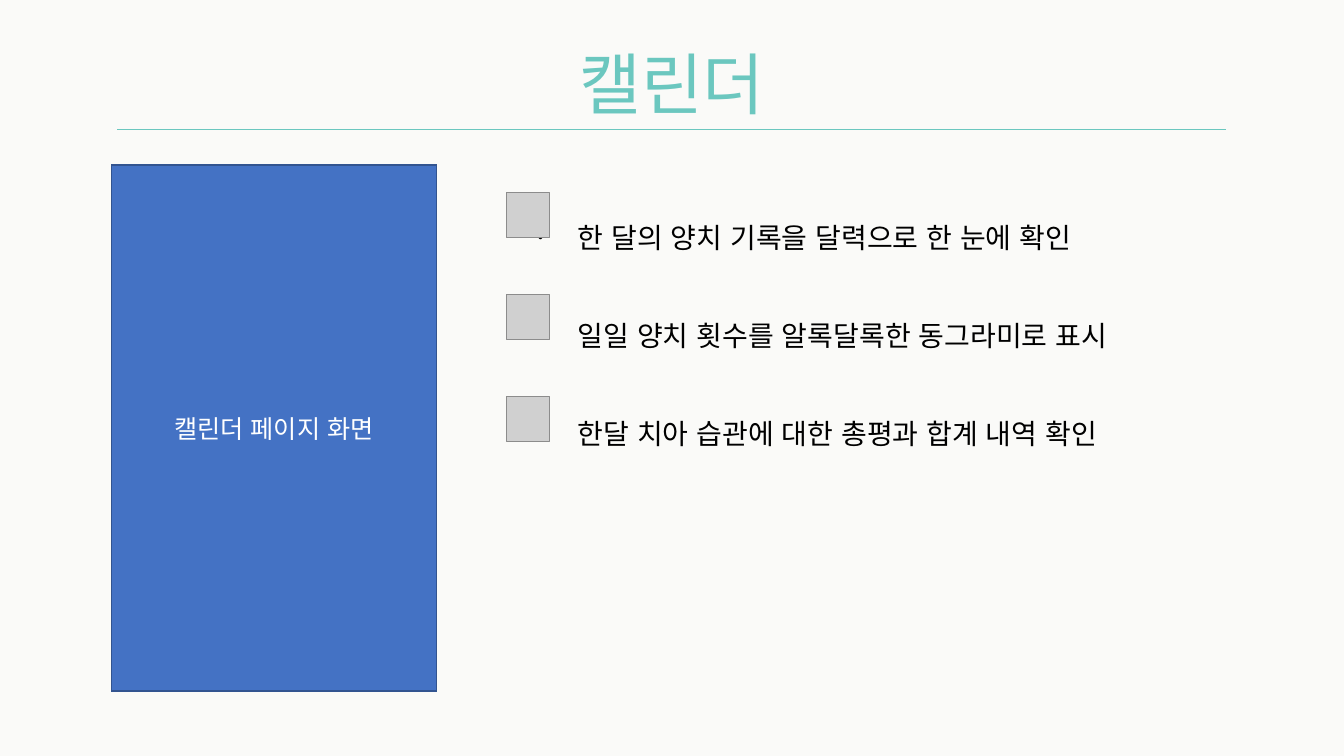
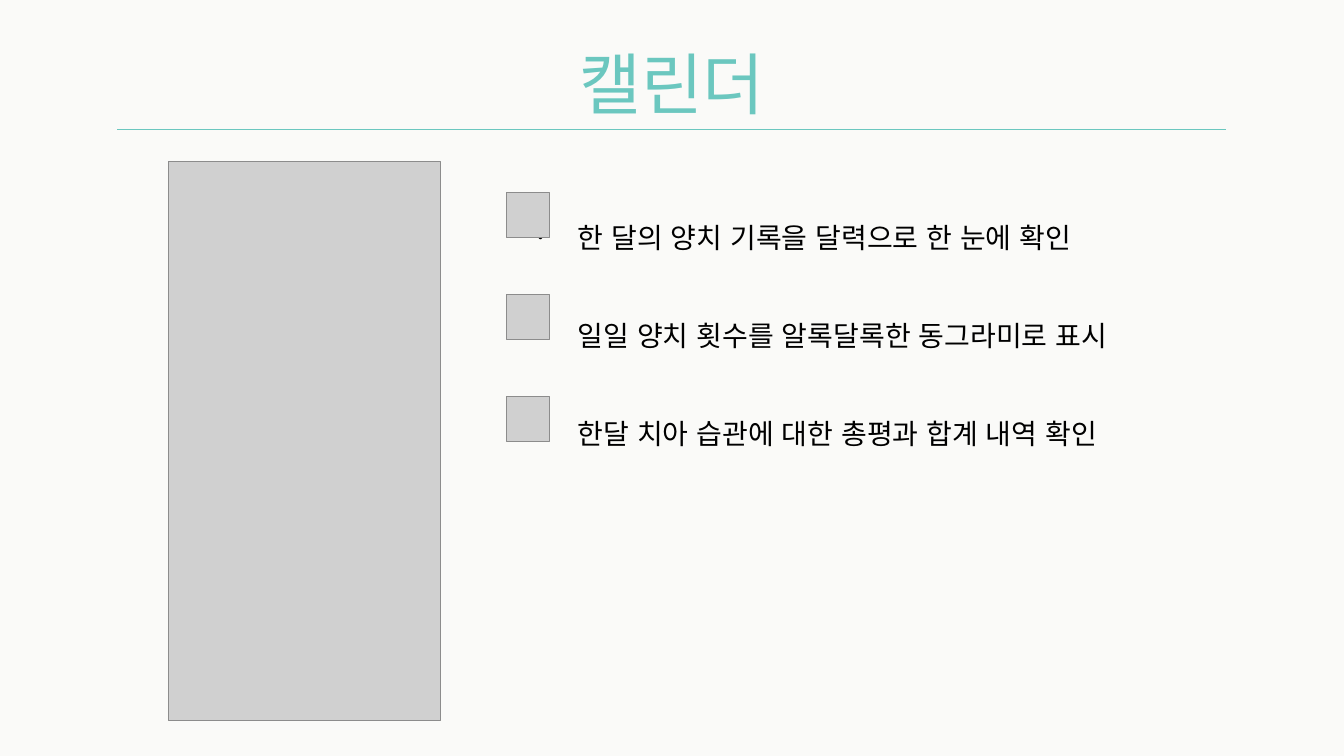
Before and after one commit to Team-Achi/Docs, a slide deck: slide 11 of PPT/캡스톤디자인_14주차_최종데모_5조.pptx (slide 10 before the commit). Drawn at 1344x756 pixels with LibreOffice and Linux fonts; fonts in the diff are those of the drawing; grey boxes stand for pictures. Boxes give left, top, right and bottom in pixels: in the first picture for what was removed or moved away, otherwise in the second. Text is boxed around its words. In the diff, an @@ line names an element or a change of style, - is before the commit and + after.

```diff
--- a/PPT/캡스톤디자인_14주차_최종데모_5조.pptx
+++ b/PPT/캡스톤디자인_14주차_최종데모_5조.pptx
@@ rectangle removed at [111,165,437,692] @@
-캘린더 페이지 화면
@@ picture added at [168,162,441,721] @@
```
Also in this commit, not shown: 2 other slides changed, 1 slide added.
